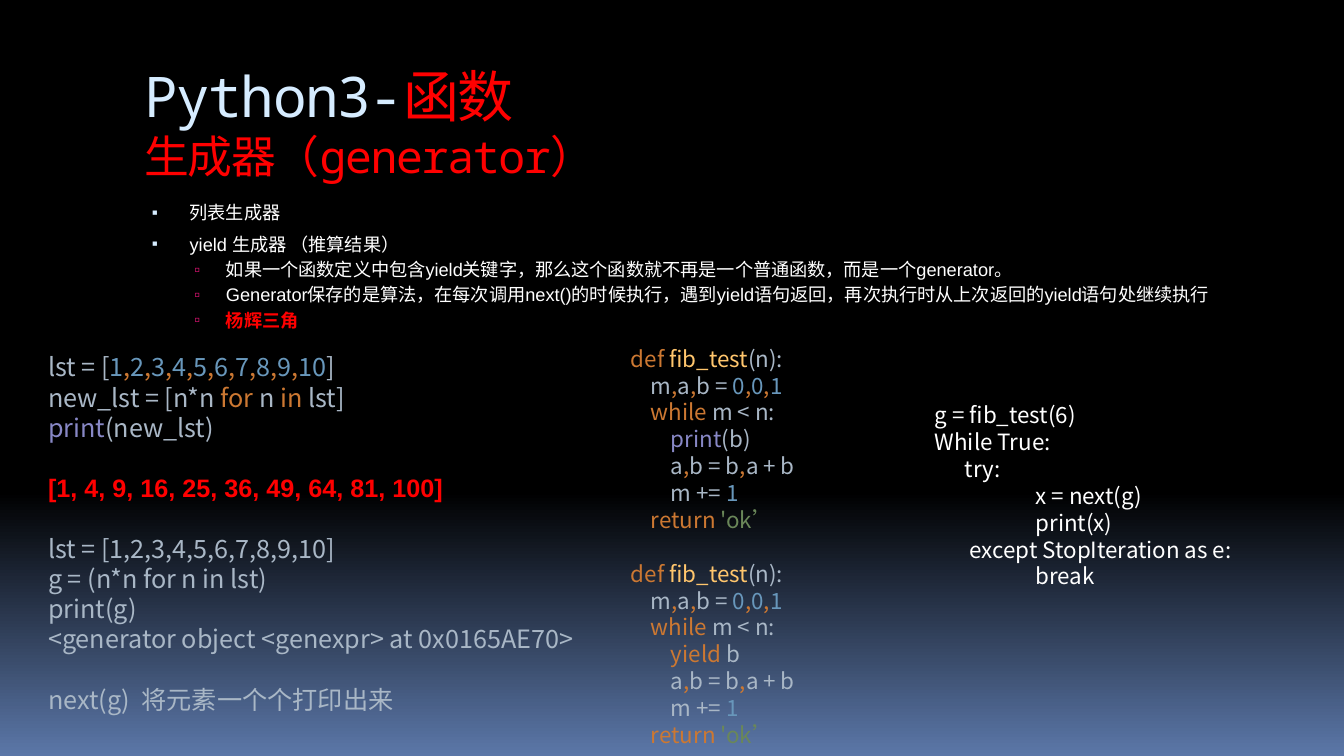
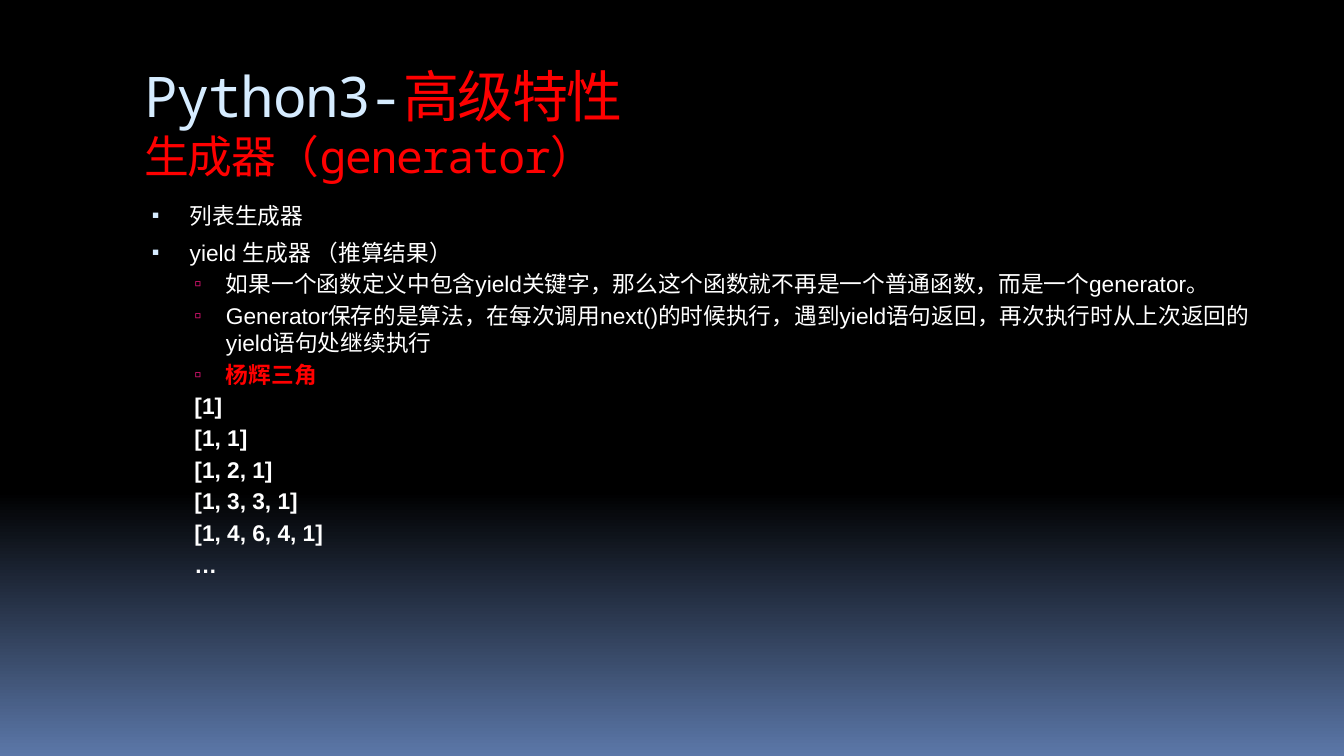
Before and after one commit to 260936767/UpdateServer, a slide deck: slide 22 of flexx_study/report for python&flexx.pptx (slide 28 before the commit). Drawn at 1344x756 pixels with LibreOffice and Linux fonts; fonts in the diff are those of the drawing. Boxes give left, top, right and bottom in pixels: in the first picture for what was removed or moved away, otherwise in the second. Text is boxed around its words. In the diff, an @@ line names an element or a change of style, - is before the commit and + after.

```diff
--- a/flexx_study/report for python&flexx.pptx
+++ b/flexx_study/report for python&flexx.pptx
@@ title at bbox=[144, 70, 622, 184]: text changed @@
-Python3-函数
-生成器（generator）
+Python3-高级特性
+生成器（generator）
@@ text at bbox=[190, 205, 1249, 385]: size 12.9 to 16.1 pt in "列表生成器", "yield 生成器 （推算结果）", "如果一个函数定义中包含yield关键字，那么这个函数就不再是一个普通函数，而是一个generator。", "Generator保存的是算法，在每次调用next()的时候执行，遇到yield语句返回，再次执行时从上次返回的yiel ..." and 1 more places @@
@@ text removed at bbox=[48, 356, 574, 715] @@
-lst = [1,2,3,4,5,6,7,8,9,10]
-new_lst = [n*n for n in lst]
-print(new_lst)
-[1, 4, 9, 16, 25, 36, 49, 64, 81, 100]
-lst = [1,2,3,4,5,6,7,8,9,10]
-g = (n*n for n in lst)
-print(g)
-<generator object <genexpr> at 0x0165AE70>
-next(g) 将元素一个个打印出来
@@ text removed at bbox=[631, 349, 795, 743] @@
-def fib_test(n):
-m,a,b = 0,0,1
-while m < n:
-print(b)
-a,b = b,a + b
-m += 1
-return 'ok’
-def fib_test(n):
-m,a,b = 0,0,1
-while m < n:
-yield b
-a,b = b,a + b
-m += 1
-return 'ok’
@@ text at bbox=[194, 397, 298, 514]: paragraphs added @@
+  [1]
+  [1, 1]
+  [1, 2, 1]
+  [1, 3, 3, 1]
+  [1, 4, 6, 4, 1]
+  …
@@ text removed at bbox=[935, 405, 1232, 585] @@
-g = fib_test(6)
-While True:
-try:
-x = next(g)
-print(x)
-except StopIteration as e:
-break
```
Also in this commit, not shown: 41 other slides changed, 13 slides added, 9 slides removed.
